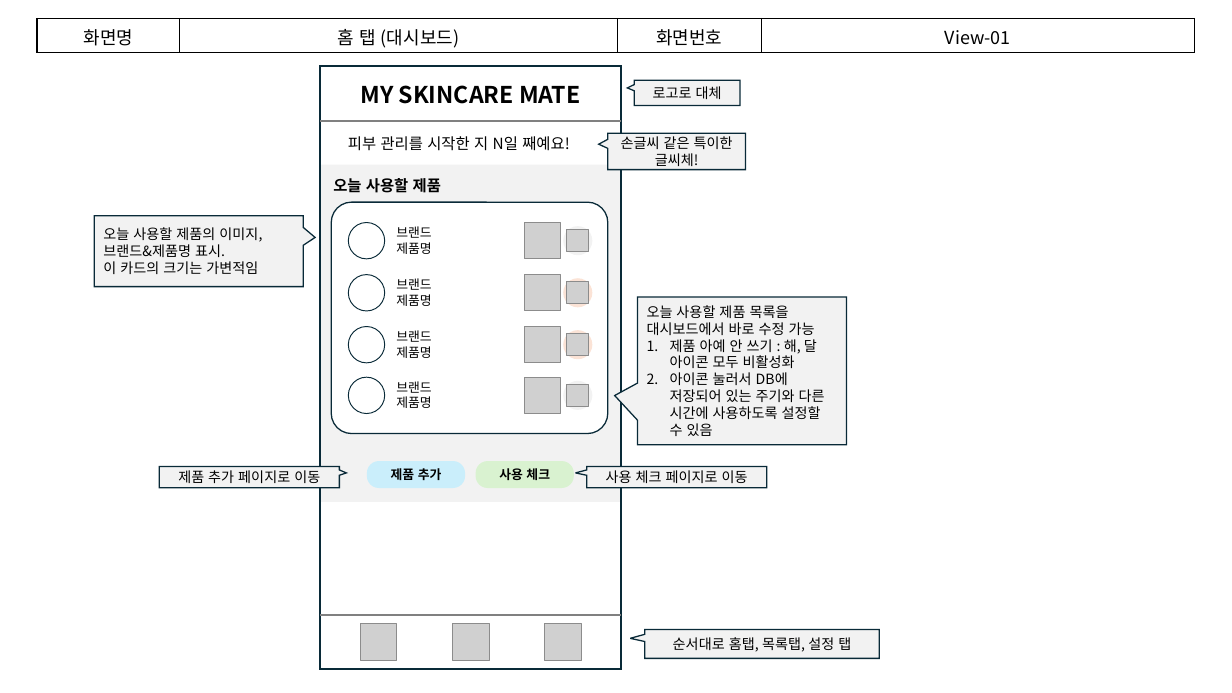
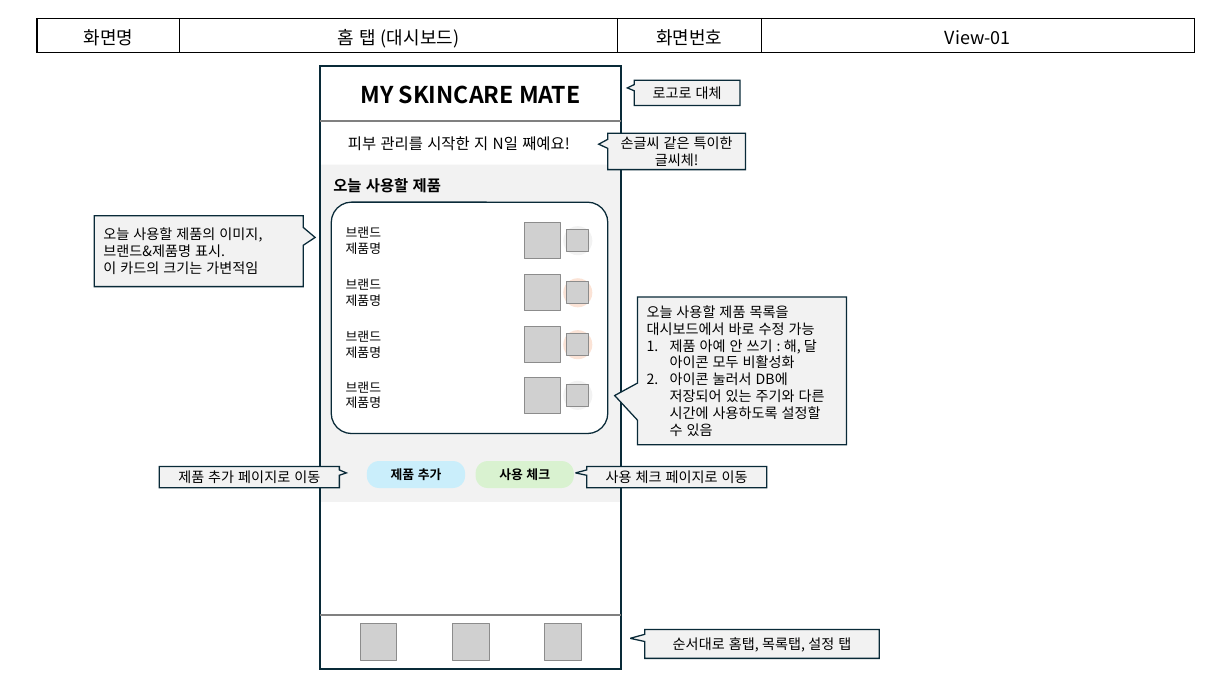
Before and after one commit to joo-hyejin/app_study, a slide deck: slide 5 of 기획서 - 프로토타입.pptx. Drawn at 1232x693 pixels with LibreOffice and Linux fonts; fonts in the diff are those of the drawing; grey boxes stand for pictures. Boxes give left, top, right and bottom in pixels: in the first picture for what was removed or moved away, otherwise in the second. Text is boxed around its words. In the diff, an @@ line names an element or a change of style, - is before the commit and + after.

```diff
--- a/기획서 - 프로토타입.pptx
+++ b/기획서 - 프로토타입.pptx
@@ 4 texts: place and size @@
-4 texts at (396, 226, 431, 408)
+4 texts at (346, 226, 381, 408)
@@ group removed at (348, 223, 384, 413): 4 ellipses @@
```
Also in this commit, not shown: 8 other slides changed, 1 slide added, 5 slides removed, 3 other files.
